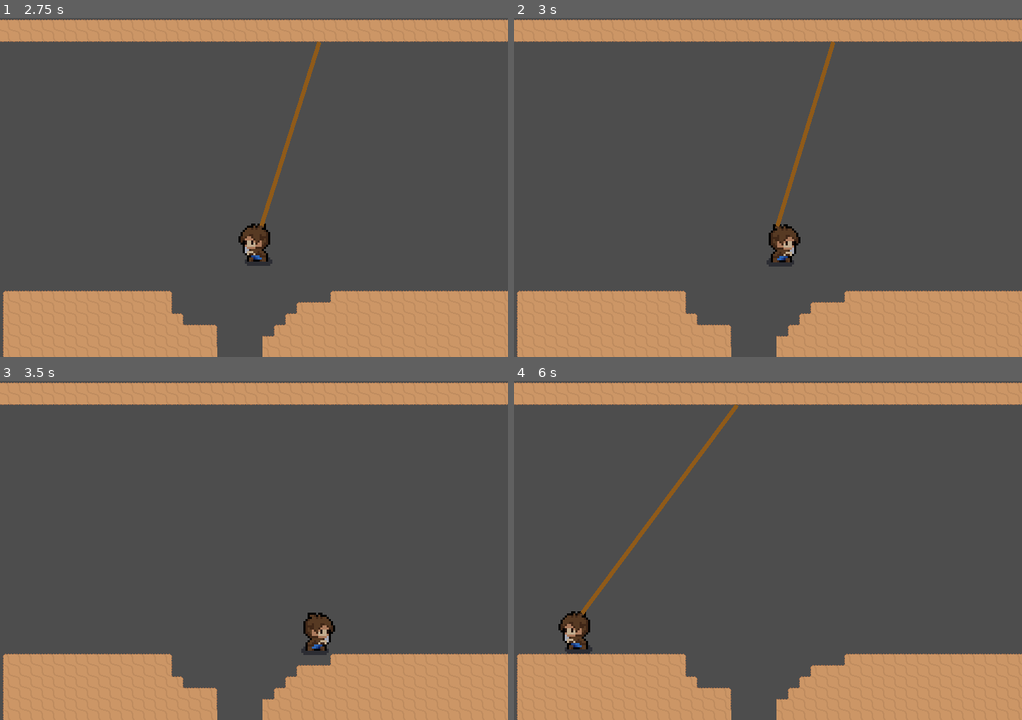
Above: before the commit, frames 1-4 (two rows, left to right).
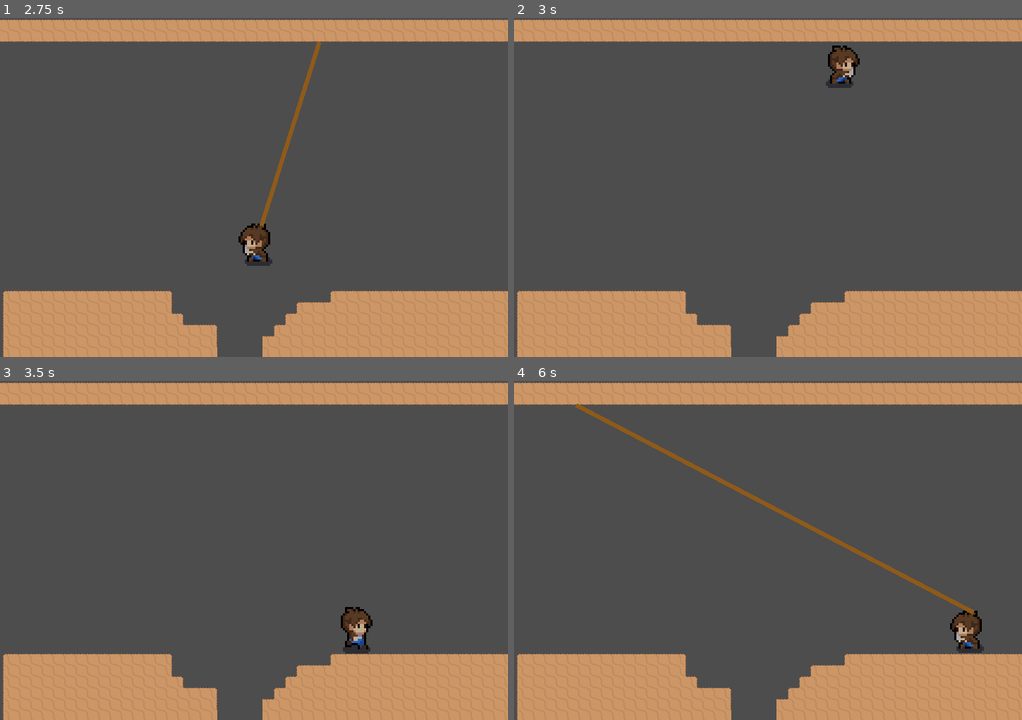
Above: after the commit, the same moments.

Repository: adblopes/GrappleHookHame
Game: Godot game, scene res://main.tscn
Two runs of this game, one before a commit and one after it. Both use one fixed random seed, a clock stepped at 60 frames per second and the inputs below.
Inputs (mouse positions are in pixels of both pictures, inside the frame that each line leads up to):
- Up to frame 1 (2.75 s): move the mouse to (365, 170) at 0.52 s; hold Right mouse button (grapple) 0.53-1.28 s; hold D (move_right) 0.53-2.03 s; tap Space (jump) at 0.77, 1.52 s; move the mouse to (152, 204) at 1.27 s; right-click (152, 204) at 1.35 s; move the mouse to (304, 112) at 2.02 s; hold A (move_left) from 2.03 s (still down); hold Right mouse button (grapple) from 2.03 s (still down)
- Up to frame 2 (3 s): move the mouse to (742, 255) at 2.77 s; release A (move_left) at 2.78 s; release Right mouse button (grapple) at 2.78 s; hold D (move_right) from 2.78 s (still down); right-click (742, 255) at 2.85 s
- Up to frame 3 (3.5 s): keep holding D (move_right); tap Space (jump) at 3.02 s
- Up to frame 4 (6 s): move the mouse to (920, 601) at 3.52 s; hold Right mouse button (grapple) 3.53-4.28 s; tap Space (jump) at 3.77, 4.52 s; move the mouse to (615, 499) at 4.27 s; release D (move_right) at 4.28 s; hold A (move_left) 4.28-5.03 s; right-click (615, 499) at 4.35 s; move the mouse to (793, 550) at 5.02 s; hold D (move_right) 5.03-5.78 s; hold Right mouse button (grapple) 5.03-5.78 s; move the mouse to (691, 465) at 5.77 s; hold A (move_left) from 5.78 s (still down); right-click (691, 465) at 5.85 s

Frame 1 is identical in both runs. In frame 2, 1.7% of the frame differs, in the area x 49-69%, y 6-74%; in frame 3, 1.3%; in frame 4, 2.9%, in the area x 8-93%, y 6-81%.

Commit message:
Implemented bash mechanic

Diff:
--- a/player.gd
+++ b/player.gd
@@ -1,6 +1,6 @@
 extends CharacterBody2D
 
-enum GrappleState { IDLE, SHOOTING, ATTACHED }
+enum GrappleState { IDLE, SHOOTING, ATTACHED, BASHING }
 
 # Nodes
 @onready var animation_player: AnimationPlayer = $AnimationPlayer
@@ -8,14 +8,16 @@
 @onready var rope_line: Line2D = $Line2D
 @onready var sprite: Sprite2D = $Sprite2D
 
+# Death vars
+@export var respawn_position: Vector2
+@export var death_bounds := Rect2(Vector2.ZERO, Vector2(720, 480))
+
 # Player movement vars
 @export var speed := 200
 @export var jump_velocity := -450
 @export var gravity := 1300
-
-# Death vars
-@export var respawn_position: Vector2
-@export var death_bounds := Rect2(Vector2.ZERO, Vector2(720, 480))
+var air_control := 100.0
+var counter_air_control := 2000.0
 
 # Grapple mechanics vars
 var grapple_state = GrappleState.IDLE
@@ -27,6 +29,13 @@
 var swing_frame = 42
 var angular_drag = 0.995
 
+# Bash vars
+var bash_speed := 1200.0
+var bash_direction := Vector2.ZERO
+var bash_duration := 0.15
+var bash_timer := 0.0
+var bash_start_position := Vector2.ZERO
+
 # Coyote time and jump buffering
 var coyote_time := 0.1
 var coyote_timer := 0.0
@@ -64,8 +73,7 @@
 				animation_player.play("idle")
 
 		else:
-			var air_control := 100.0
-			var counter_air_control := 2000.0
+			# input in the direction of movement needs to be much weaker than the opposite
 			if direction != 0:
 				if sign(direction) == sign(velocity.x):
 					velocity.x += direction * air_control * delta
@@ -81,6 +89,25 @@
 	# Grapple movement
 	if grapple_state == GrappleState.ATTACHED:
 		handle_grapple_movement(delta)
+
+	# Bash mechanic
+	elif grapple_state == GrappleState.BASHING:
+		bash_timer -= delta
+		var motion = bash_direction * bash_speed * delta
+		var collision = move_and_collide(motion)
+
+		if collision:
+			var normal = collision.get_normal()
+			# Reflect the direction and reduce speed
+			bash_direction = bash_direction.bounce(normal).normalized()
+			velocity = bash_direction * bash_speed * 0.5
+			grapple_state = GrappleState.IDLE
+		else:
+			# No collision, continue moving
+			global_position += motion
+			if bash_timer <= 0.0:
+				velocity = bash_direction * bash_speed
+				grapple_state = GrappleState.IDLE
 	else:
 		move_and_slide()
 
@@ -90,8 +117,11 @@
 
 
 func _input(event):
-	if event.is_action_pressed("grapple") and grapple_state == GrappleState.IDLE:
-		fire_grapple()
+	if event.is_action_pressed("grapple"):
+		if grapple_state == GrappleState.IDLE:
+			fire_grapple()
+		elif grapple_state == GrappleState.ATTACHED:
+			bash()
 
 	if event.is_action_pressed("jump"):
 		jump_buffer_timer = jump_buffer_time
@@ -172,7 +202,7 @@
 	var collision = move_and_collide(move_vector)
 
 	if collision:
-		var bounce = move_vector.bounce(collision.get_normal()) * 0.5  # slight bounce back
+		var bounce = move_vector.bounce(collision.get_normal()) * 0.5
 		var tentative_pos = global_position + bounce
 
 		# Reproject to correct rope length
@@ -184,3 +214,9 @@
 		swing_velocity *= -0.5
 	else:
 		velocity = move_vector / delta
+
+func bash():
+	grapple_state = GrappleState.BASHING
+	bash_start_position = global_position
+	bash_direction = (grapple_target - global_position).normalized()
+	bash_timer = bash_duration
